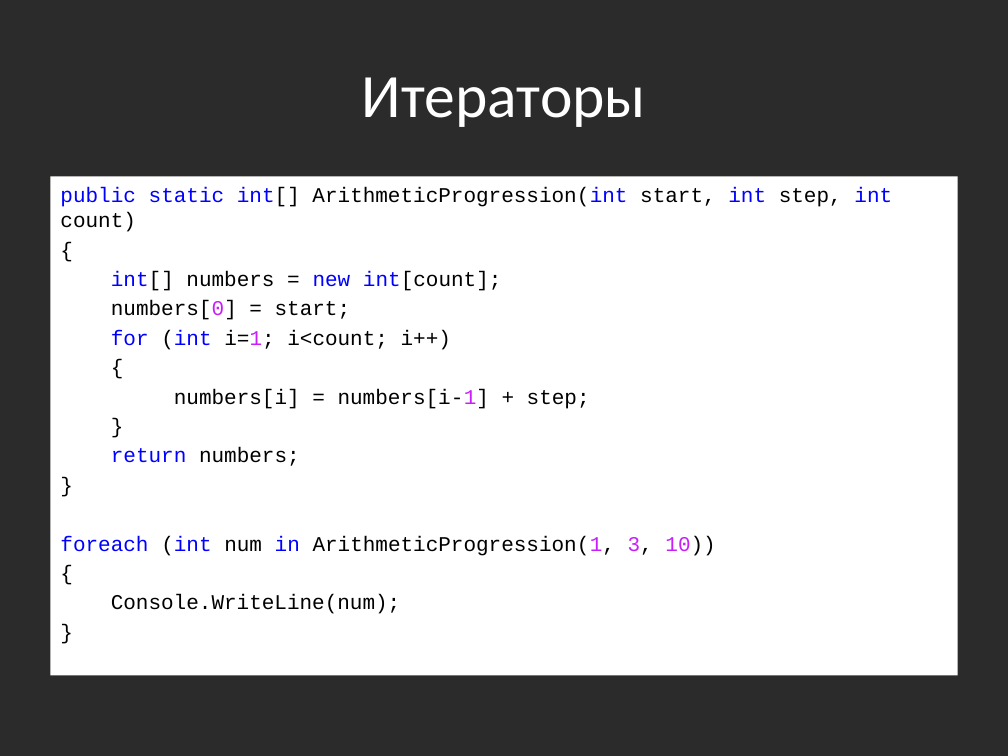
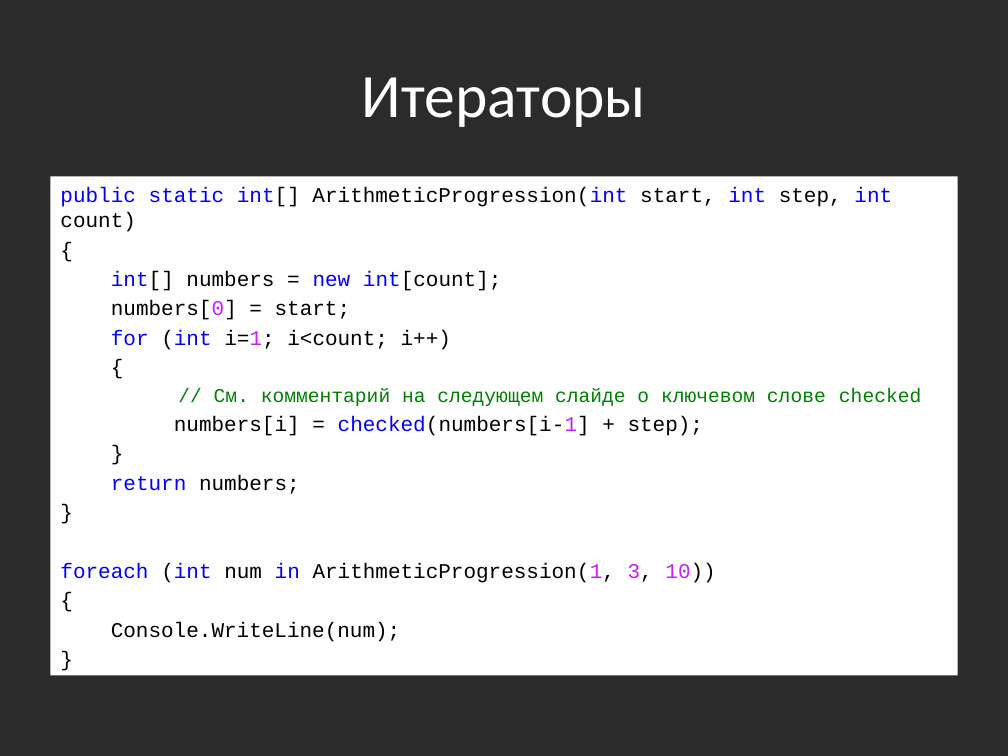
Before and after one commit to bazile/Training, a slide deck: slide 6 of Presentation/lesson-11-linq.pptx. Drawn at 1008x756 pixels with LibreOffice and Linux fonts; fonts in the diff are those of the drawing; background and template pictures are left out; a plain dark background stands for a picture behind light text. Boxes give left, top, right and bottom in pixels: in the first picture for what was removed or moved away, otherwise in the second. Text is boxed around its words. In the diff, an @@ line names an element or a change of style, - is before the commit and + after.

Commit message:
Added "checked" block to yield examples

```diff
--- a/Presentation/lesson-11-linq.pptx
+++ b/Presentation/lesson-11-linq.pptx
@@ text at [174,388,921,436]: text changed; size 15 to 14 pt; text colour #000000 to #008000 @@
-numbers[i] = numbers[i-1] + step;
+// См. комментарий на следующем слайде о ключевом слове checked
+numbers[i] = checked(numbers[i-1] + step);
```
Also in this commit, not shown: 1 other slide changed.
